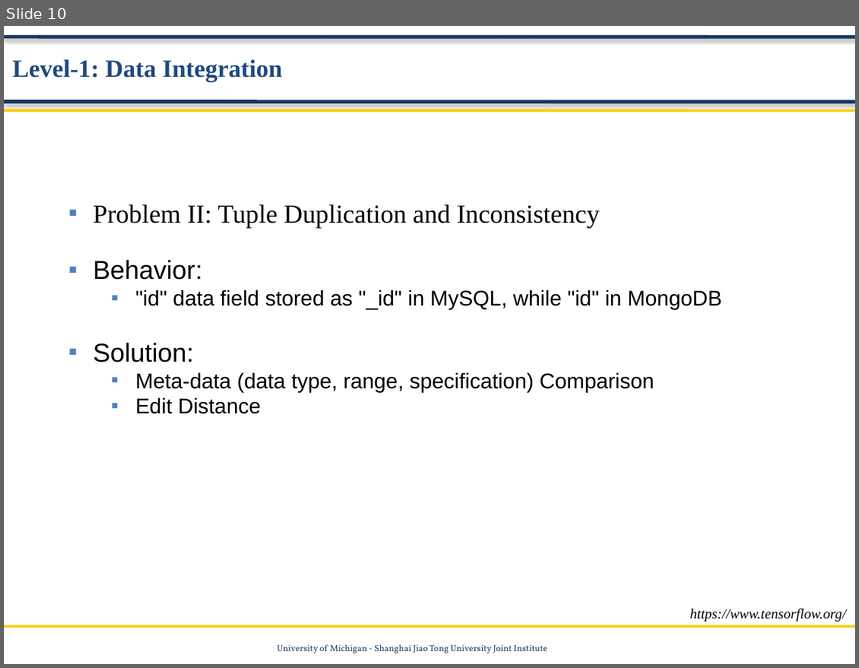
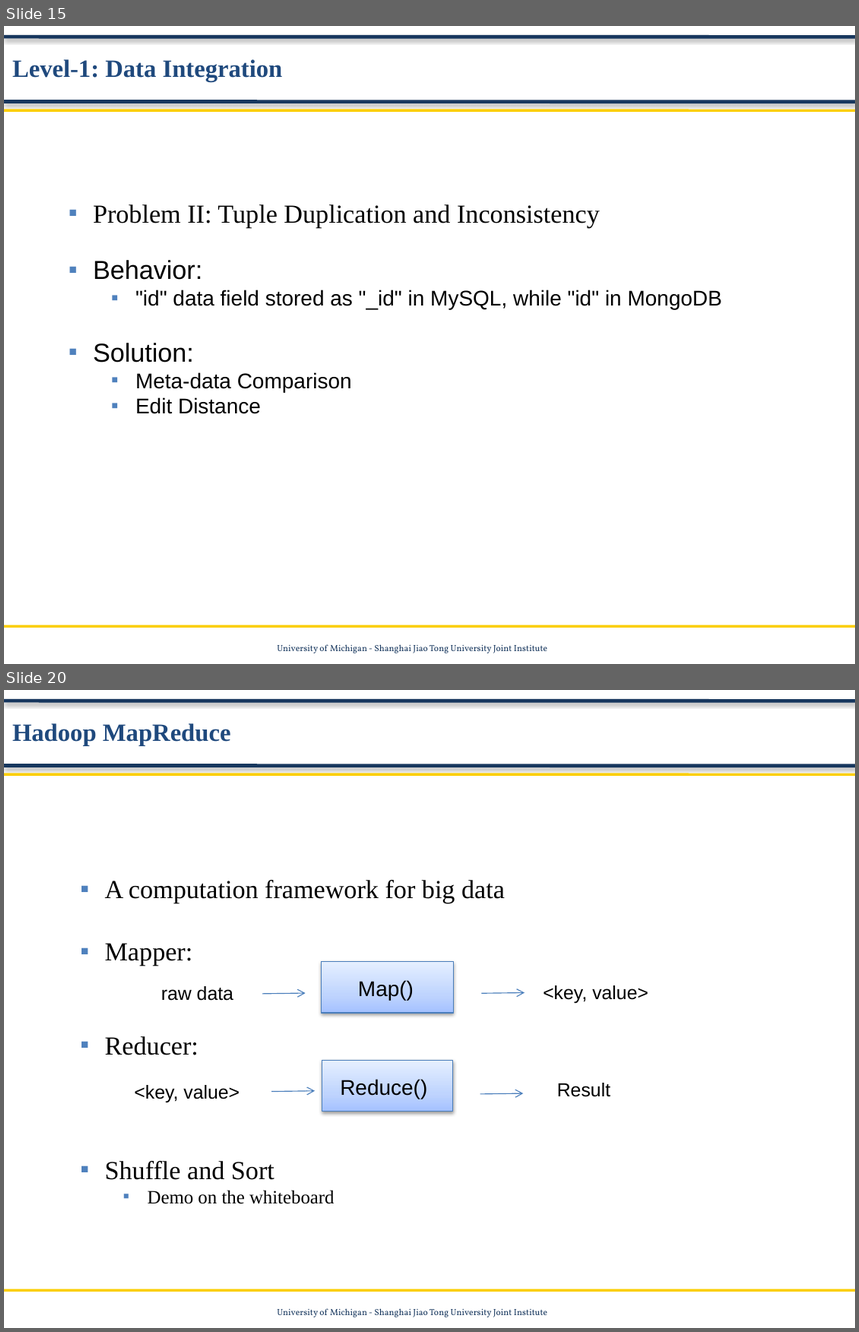
Before and after one commit to Data-Mining-UMJI/Data-Storage-Under-Revise, a slide deck: Preprocessing/Data Preprocessing.pptx. Shown one above the other, each under a label of ours: slide 10 before the commit, slides 15 and 20 after it; the slides between them are not shown. The pictures are 859x668 and 859x1332 pixels, drawn with LibreOffice and Linux fonts; fonts in the diff are those of the drawing; background and template pictures are left out. Boxes give left, top, right and bottom in pixels: in the first picture for what was removed or moved away, otherwise in the second. Text is boxed around its words. In the diff, an @@ line names an element or a change of style, - is before the commit and + after.

```diff
--- a/Preprocessing/Data Preprocessing.pptx
+++ b/Preprocessing/Data Preprocessing.pptx
@@ slide 20 added at (4, 690, 855, 1328), background #FFFFFF; not listed: 5 template elements that a slide beside it also shows @@
@@ text added at (12, 723, 231, 746), 21 pt, text #1F497D, bold @@
+Hadoop MapReduce
@@ text added at (105, 880, 505, 1205), 22 pt, text #000000 @@
+■ A computation framework for big data
+■ Mapper:
+■ Reducer:
+■ Shuffle and Sort
+  ■ Demo on the whiteboard
@@ rectangle added at (322, 962, 453, 1014), fill gradient #A4C4FF to #BFD4FF to #E6EEFF, outline #4B7EBC 0.75 pt @@
@@ text added at (358, 980, 414, 1000), 18 pt, text #000000 @@
+Map()
@@ text added at (543, 986, 648, 1003), 16 pt, text #000000 @@
+<key, value>
@@ text added at (161, 986, 234, 1001), 16 pt, text #000000 @@
+raw data
@@ arrow added from (262, 994) to (305, 993), #4B7EBC 0.75 pt @@
@@ arrow added from (481, 994) to (525, 993), #4B7EBC 0.75 pt @@
@@ rectangle added at (322, 1060, 452, 1111), fill gradient #A4C4FF to #BFD4FF to #E6EEFF, outline #4B7EBC 0.75 pt @@
@@ text added at (134, 1085, 240, 1103), 16 pt, text #000000 @@
+<key, value>
@@ arrow added from (272, 1092) to (315, 1091), #4B7EBC 0.75 pt @@
@@ text added at (340, 1079, 427, 1099), 18 pt, text #000000 @@
+Reduce()
@@ arrow added from (480, 1094) to (523, 1094), #4B7EBC 0.75 pt @@
@@ text added at (557, 1083, 610, 1097), 16 pt, text #000000 @@
+Result
@@ what was slide 10 is now slide 15 @@
@@ slide 15 changed as well @@
@@ text at (135, 373, 352, 392): text changed @@
-  ■ Meta-data (data type, range, specification) Comparison
+  ■ Meta-data Comparison
@@ text removed at (690, 609, 847, 622) @@
-https://www.tensorflow.org/
```
Also in this commit, not shown: 10 other slides changed, 13 other slides added, 1 slide removed, 2 other files.
